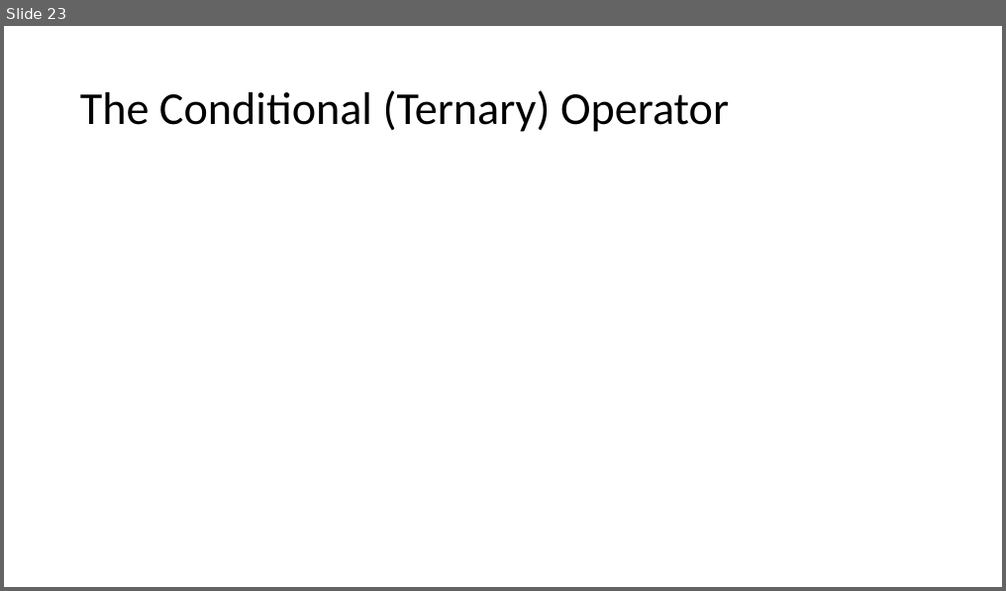
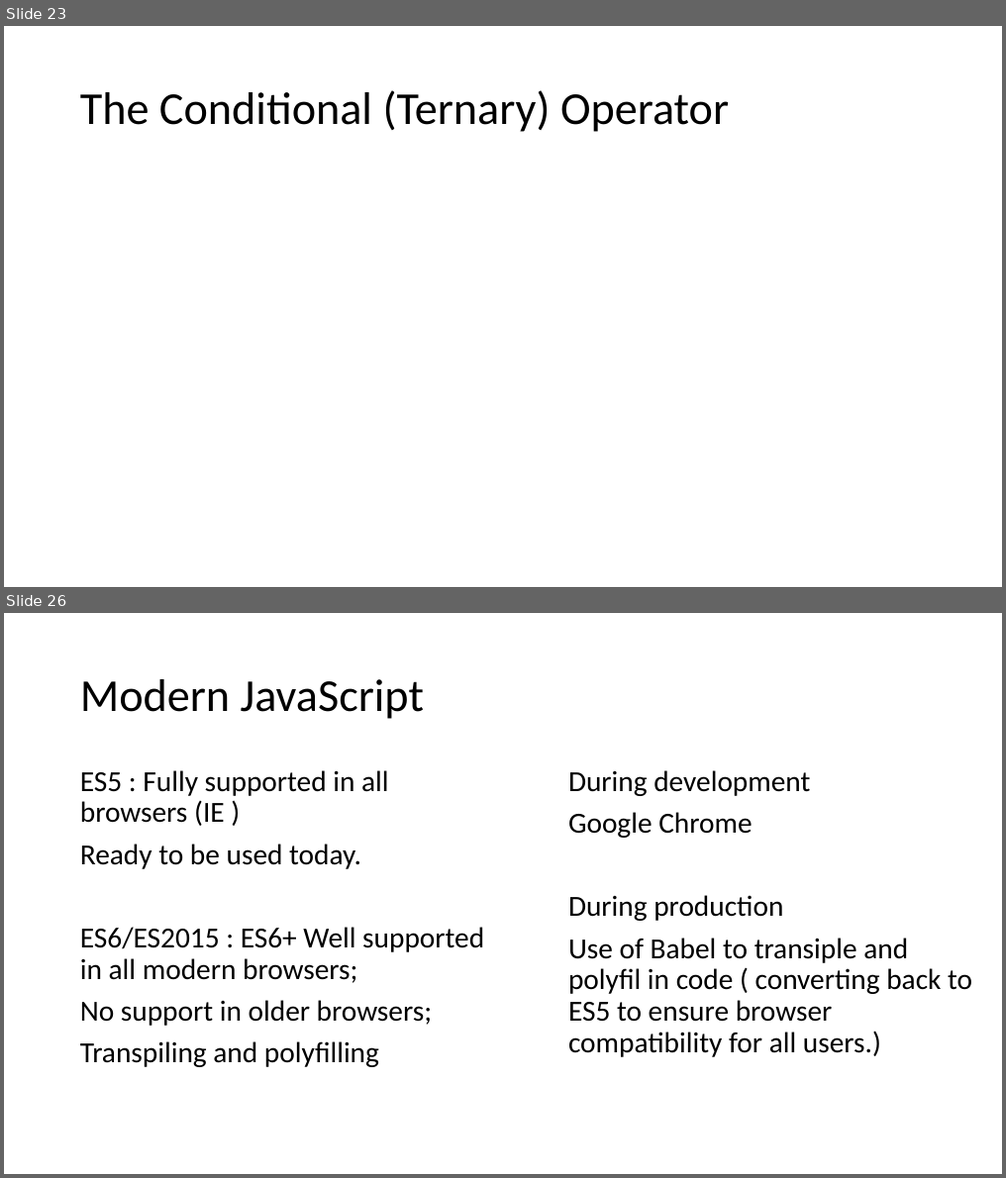
Before and after one commit to PiyushChaturvedii/Batch05, a slide deck: JavaScript.pptx. Shown one above the other, each under a label of ours: slide 23 before the commit, slides 23 and 26 after it; the slides between them are not shown. The pictures are 1006x591 and 1006x1178 pixels, drawn with LibreOffice and Linux fonts; fonts in the diff are those of the drawing. Boxes give left, top, right and bottom in pixels: in the first picture for what was removed or moved away, otherwise in the second. Text is boxed around its words. In the diff, an @@ line names an element or a change of style, - is before the commit and + after.

```diff
--- a/JavaScript.pptx
+++ b/JavaScript.pptx
@@ slide 26 added at (4,613,1002,1174), background #FFFFFF @@
@@ title added at (80,679,424,719), 44 pt, text #000000 @@
+Modern JavaScript
@@ text added at (80,770,484,1067), 28 pt, text #000000 @@
+ES5 : Fully supported in all browsers (IE )
+Ready to be used today.
+ES6/ES2015 : ES6+ Well supported in all modern browsers;
+No support in older browsers;
+Transpiling and polyfilling
@@ text added at (568,770,972,1058), 28 pt, text #000000 @@
+During development
+Google Chrome
+During production
+Use of Babel to transiple and polyfil in code ( converting back to ES5 to ensure browser compatibility for all users.)
```
Also in this commit, not shown: 4 other slides added, 3 other files.
